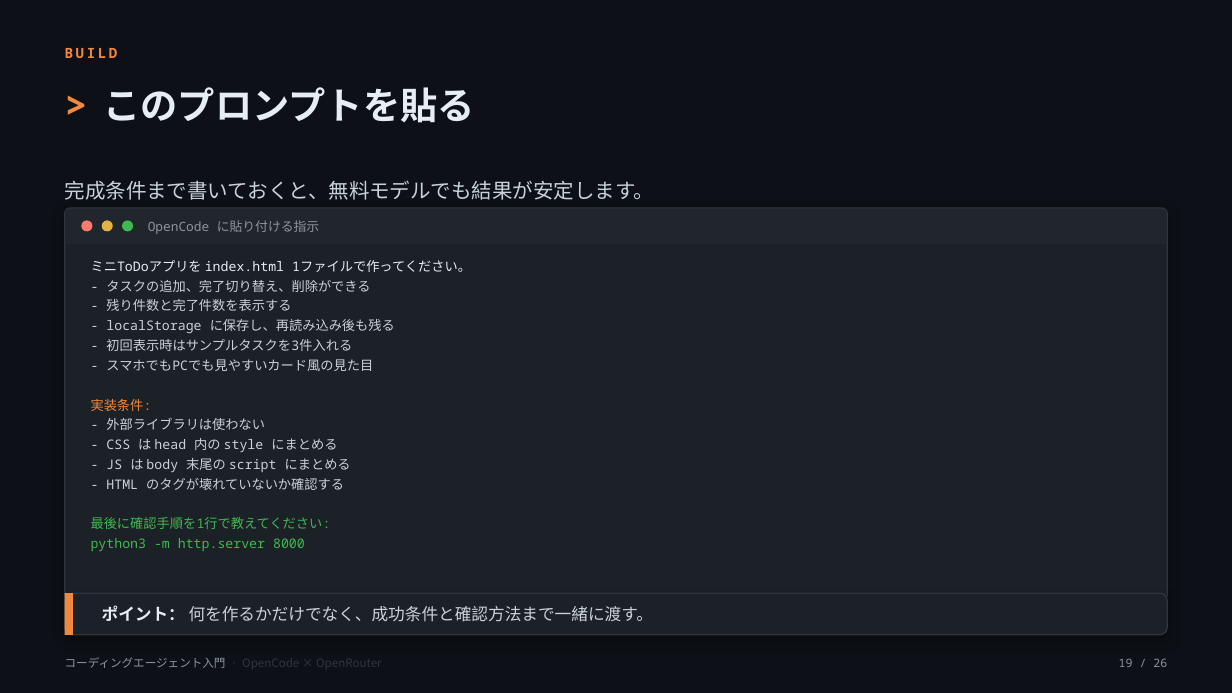
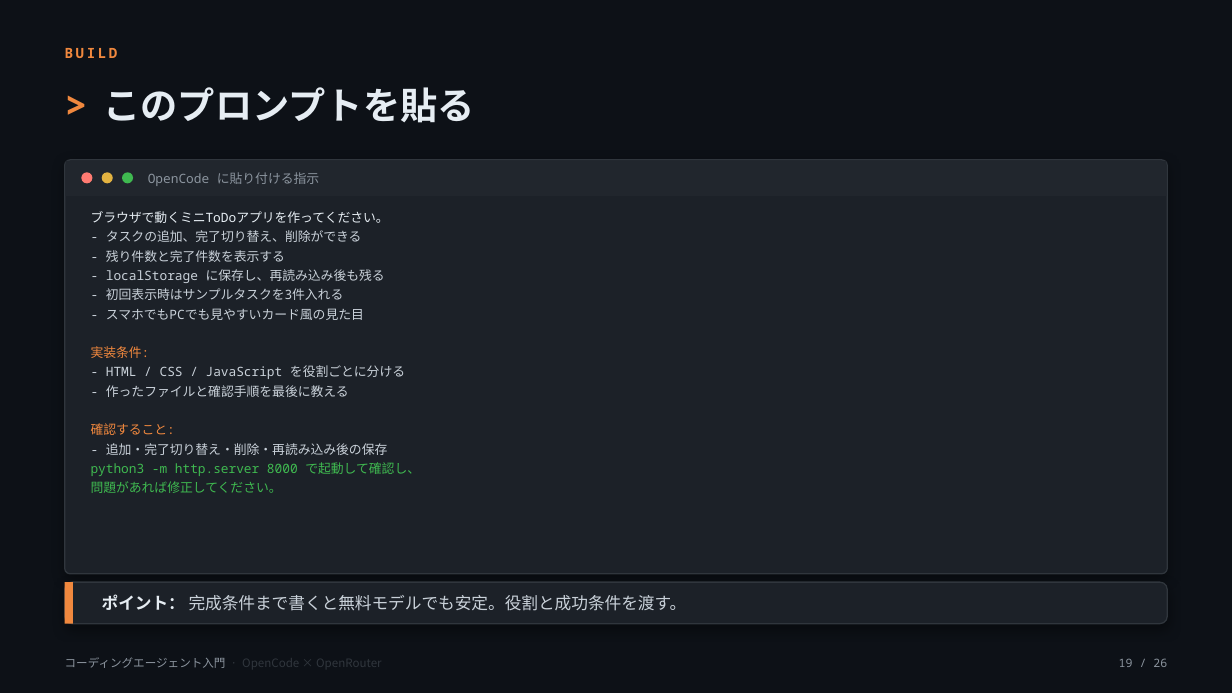
Before and after one commit to OJII3/opencode_openrouter_free_example, a slide deck: slide 19 of slides/seminar.pptx. Drawn at 1232x693 pixels with LibreOffice and Linux fonts; fonts in the diff are those of the drawing. Boxes give left, top, right and bottom in pixels: in the first picture for what was removed or moved away, otherwise in the second. Text is boxed around its words. In the diff, an @@ line names an element or a change of style, - is before the commit and + after.

```diff
--- a/slides/seminar.pptx
+++ b/slides/seminar.pptx
@@ rounded rectangle resized from (x1=65, y1=208, x2=1167, y2=601) to (x1=65, y1=160, x2=1167, y2=574) @@
@@ rounded rectangle at (x1=65, y1=160, x2=1167, y2=574): proportions changed @@
@@ 3 ellipses, 1 text, 1 rectangle moved together from (x1=66, y1=209, x2=1166, y2=244) to (x1=66, y1=161, x2=1166, y2=196) @@
@@ text removed at (x1=65, y1=180, x2=654, y2=200) @@
-完成条件まで書いておくと、無料モデルでも結果が安定します。
@@ text "ブラウザで動くミニToDoアプリを作ってください。" moved from (x1=91, y1=260, x2=471, y2=551) to (x1=91, y1=211, x2=420, y2=493) @@
@@ text at (x1=91, y1=211, x2=389, y2=223): text changed; size 10.3 to 10 pt @@
-ミニToDoアプリを index.html 1ファイルで作ってください。
+ブラウザで動くミニToDoアプリを作ってください。
@@ text at (x1=91, y1=230, x2=385, y2=358): size 10.3 to 10 pt in "- タスクの追加、完了切り替え、削除ができる", "- 残り件数と完了件数を表示する", "- localStorage に保存し、再読み込み後も残る", "- 初回表示時はサンプルタスクを3件入れる" and 2 more places @@
@@ text at (x1=91, y1=365, x2=420, y2=493): text changed; size 10.3 to 10 pt @@
-- 外部ライブラリは使わない
-- CSS は head 内の style にまとめる
-- JS は body 末尾の script にまとめる
-- HTML のタグが壊れていないか確認する
-最後に確認手順を1行で教えてください:
-python3 -m http.server 8000
+- HTML / CSS / JavaScript を役割ごとに分ける
+- 作ったファイルと確認手順を最後に教える
+確認すること:
+- 追加・完了切り替え・削除・再読み込み後の保存
+python3 -m http.server 8000 で起動して確認し、
+問題があれば修正してください。
@@ rounded rectangle moved from (x1=65, y1=593, x2=1167, y2=635) to (x1=65, y1=582, x2=1167, y2=624) @@
@@ rectangle moved from (x1=65, y1=593, x2=73, y2=635) to (x1=65, y1=582, x2=73, y2=624) @@
@@ text at (x1=102, y1=594, x2=687, y2=611): text changed @@
-ポイント： 何を作るかだけでなく、成功条件と確認方法まで一緒に渡す。
+ポイント： 完成条件まで書くと無料モデルでも安定。役割と成功条件を渡す。
```
Also in this commit, not shown: 3 other slides changed, 3 other files.
